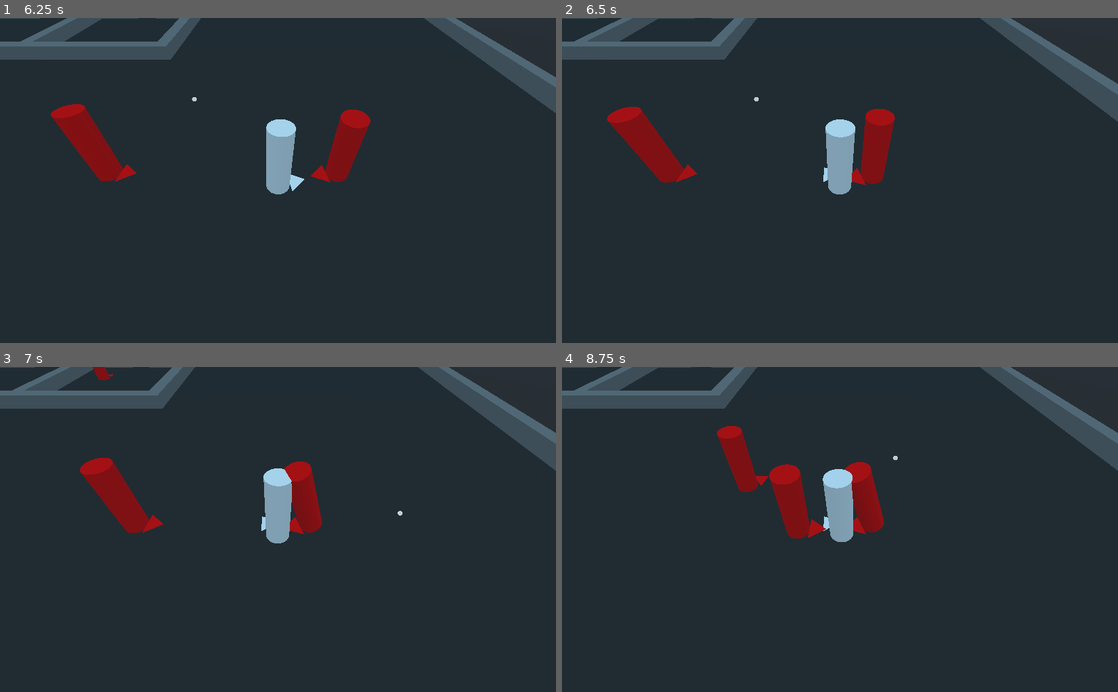
Above: before the commit, frames 1-4 (two rows, left to right).
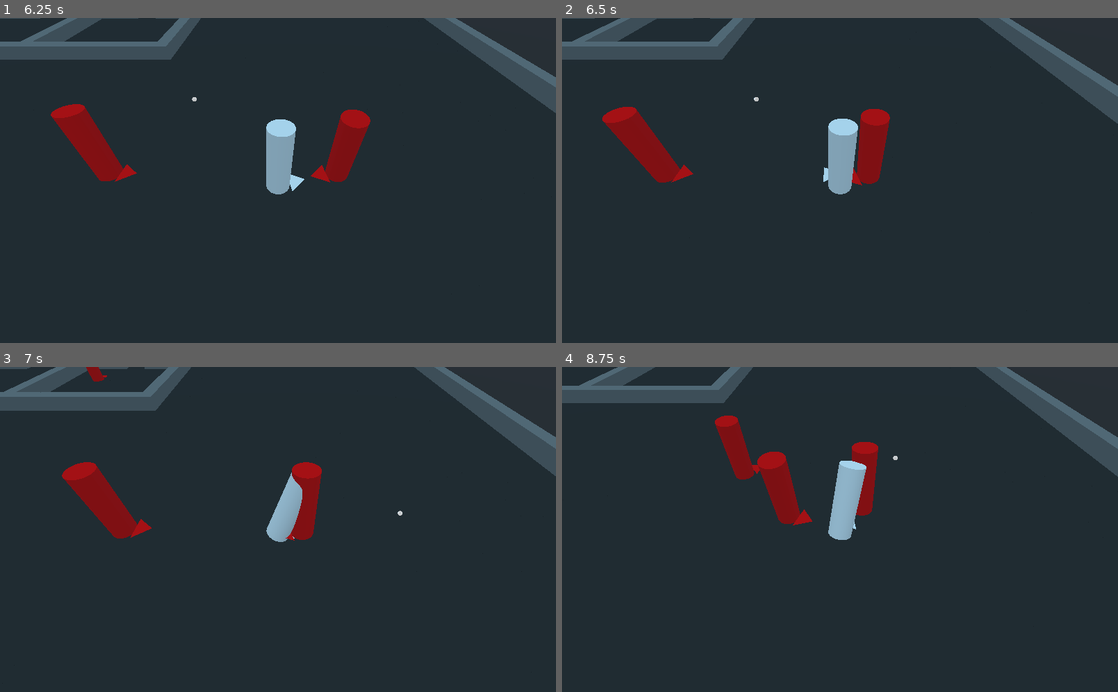
Above: after the commit, the same moments.

Repository: ciromdrs/BaseShooter
Game: Godot game, scene res://tests/Test1.tscn
The game is run twice, just before and just after one commit, with the same random seed, the same clock (stepped at 60 frames per second) and the same inputs.
Inputs (mouse positions are in pixels of both pictures, inside the frame that each line leads up to):
- Up to frame 1 (6.25 s): tap Enter (reset) at 0.5 s; move the mouse to (400, 164) at 0.52 s; hold D (move_right) 0.53-1.28 s; click (400, 164) at 0.6 s; move the mouse to (166, 196) at 1.27 s; hold Down (move_down) 1.28-2.03 s; tap Mouse wheel up (cam_zoom_in) at 1.35, 4.35 s; click (166, 196) at 1.55 s; move the mouse to (333, 109) at 2.02 s; hold D (move_right) 2.03-2.78 s; hold Mouse wheel down (cam_zoom_out) 2.03-2.78 s; click (333, 109) at 2.3 s; move the mouse to (250, 245) at 2.77 s; hold W (move_up) 2.78-3.53 s; click (250, 245) at 2.85 s; move the mouse to (444, 229) at 3.52 s; hold A (move_left) 3.53-5.03 s; click (444, 229) at 3.6 s; move the mouse to (111, 131) at 4.27 s; click (111, 131) at 4.55 s; move the mouse to (305, 180) at 5.02 s; hold Down (move_down) 5.03-5.78 s; hold Mouse wheel down (cam_zoom_out) 5.03-5.78 s; click (305, 180) at 5.3 s; move the mouse to (194, 99) at 5.77 s; hold D (move_right) from 5.78 s (still down); click (194, 99) at 5.85 s
- Up to frame 2 (6.5 s): keep holding D (move_right)
- Up to frame 3 (7 s): move the mouse to (400, 513) at 6.52 s; release D (move_right) at 6.53 s; hold W (move_up) from 6.53 s (still down); click (400, 513) at 6.6 s
- Up to frame 4 (8.75 s): move the mouse to (728, 545) at 7.27 s; release W (move_up) at 7.28 s; hold D (move_right) 7.28-8.03 s; tap Mouse wheel up (cam_zoom_in) at 7.35 s; click (728, 545) at 7.55 s; move the mouse to (895, 458) at 8.02 s; hold Down (move_down) from 8.03 s (still down); hold Mouse wheel down (cam_zoom_out) from 8.03 s (still down); click (895, 458) at 8.3 s

Frame 1 is identical in both runs. In frame 2, 1.5% of the frame differs, in the area x 1-100%, y 0-55%; in frame 3, 4.5%; in frame 4, 5.9%, in the area x 0-100%, y 0-54%.

Commit message:
Create proper Character superclass scene

Diff:
--- a/project.godot
+++ b/project.godot
@@ -7,6 +7,16 @@
 ;   param=value ; assign values to parameters
 
 config_version=4
+
+_global_script_classes=[ {
+"base": "KinematicBody",
+"class": "Character",
+"language": "GDScript",
+"path": "res://scenes/Character.gd"
+} ]
+_global_script_class_icons={
+"Character": ""
+}
 
 [application]
 
@@ -69,11 +79,9 @@
 [layer_names]
 
 3d_render/layer_1="scenario"
-3d_render/layer_2="player"
-3d_render/layer_3="enemies"
+3d_render/layer_2="characters"
 3d_physics/layer_1="scenario"
-3d_physics/layer_2="player"
-3d_physics/layer_3="enemies"
+3d_physics/layer_2="characters"
 
 [physics]
 
--- a/scripts/Character.gd
+++ b/scenes/Character.gd
@@ -1,3 +1,6 @@
+class_name Character
+
+
 extends KinematicBody
 
 
@@ -17,10 +20,19 @@
 	BEING_ATTACKED: [IDLE, WALKING, ATTACKING]
 }
 
+
+func _ready():
+	$Model/AnimationPlayer.current_animation = "idle"
+
+
 func _process(delta):
 	var animplayer = $Model/AnimationPlayer
+	var animpos = animplayer.current_animation_position / animplayer.current_animation_length
 	if state == ATTACKING:
 		animplayer.current_animation = "attacking"
+		if 0.2 < animpos and animpos < 0.3:
+			if $Attack.is_colliding():
+				$Attack.get_collider().be_attacked()
 		if almost_finished_animation():
 			state = IDLE
 		return
@@ -72,8 +84,6 @@
 func attack():
 	if valid_transition(ATTACKING):
 		state = ATTACKING
-		if $Attack.is_colliding():
-			$Attack.get_collider().be_attacked()
 
 
 func idle():
--- /dev/null
+++ b/scenes/Character.tscn
@@ -0,0 +1,24 @@
+[gd_scene load_steps=4 format=2]
+
+[ext_resource path="res://scenes/Character.gd" type="Script" id=1]
+[ext_resource path="res://assets/BasicModel.tscn" type="PackedScene" id=2]
+
+[sub_resource type="CylinderShape" id=1]
+
+[node name="Character" type="KinematicBody"]
+collision_layer = 2
+collision_mask = 3
+script = ExtResource( 1 )
+
+[node name="CollisionShape" type="CollisionShape" parent="."]
+transform = Transform( 1, 0, 0, 0, 3, 0, 0, 0, 1, 0, 3, 0 )
+shape = SubResource( 1 )
+
+[node name="Model" parent="." instance=ExtResource( 2 )]
+
+[node name="Attack" type="RayCast" parent="."]
+transform = Transform( 1, 0, 0, 0, 1, 0, 0, 0, 1, 0, 3, 0 )
+enabled = true
+cast_to = Vector3( 0, 0, -2 )
+collision_mask = 2
+debug_shape_thickness = 3
--- a/scenes/Enemy.gd
+++ b/scenes/Enemy.gd
@@ -1,4 +1,4 @@
-extends "res://scripts/Character.gd"
+extends "res://scenes/Character.gd"
 
 
 var chased:Spatial
--- a/scenes/Enemy.tscn
+++ b/scenes/Enemy.tscn
@@ -1,30 +1,14 @@
-[gd_scene load_steps=4 format=2]
+[gd_scene load_steps=3 format=2]
 
-[ext_resource path="res://assets/BasicModel.tscn" type="PackedScene" id=1]
+[ext_resource path="res://scenes/Character.tscn" type="PackedScene" id=1]
 [ext_resource path="res://scenes/Enemy.gd" type="Script" id=2]
 
-[sub_resource type="CylinderShape" id=1]
+[node name="Enemy" instance=ExtResource( 1 )]
+script = ExtResource( 2 )
 
-[node name="Enemy" type="KinematicBody"]
-collision_layer = 4
-collision_mask = 7
-script = ExtResource( 2 )
-speed = 5
+[node name="Model" parent="." index="1"]
+color = Color( 1, 0, 0, 1 )
 
-[node name="CollisionShape" type="CollisionShape" parent="."]
-transform = Transform( 1, 0, 0, 0, 3, 0, 0, 0, 1, 0, 3, 0 )
-shape = SubResource( 1 )
-
-[node name="ChaseRefreshTimer" type="Timer" parent="."]
+[node name="ChaseRefreshTimer" type="Timer" parent="." index="3"]
 wait_time = 0.1
 one_shot = true
-
-[node name="Model" parent="." instance=ExtResource( 1 )]
-color = Color( 1, 0, 0, 1 )
-
-[node name="Attack" type="RayCast" parent="."]
-transform = Transform( 1, 0, 0, 0, 1, 0, 0, 0, 1, 0, 3, 0 )
-enabled = true
-cast_to = Vector3( 0, 0, -2 )
-collision_mask = 2
-debug_shape_thickness = 3
--- a/scenes/Player.gd
+++ b/scenes/Player.gd
@@ -1 +1 @@
-extends "res://scripts/Character.gd"
+extends "res://scenes/Character.gd"
--- a/scenes/Player.tscn
+++ b/scenes/Player.tscn
@@ -1,27 +1,10 @@
-[gd_scene load_steps=5 format=2]
+[gd_scene load_steps=4 format=2]
 
 [ext_resource path="res://controllers/KeyboardController.tscn" type="PackedScene" id=1]
-[ext_resource path="res://assets/BasicModel.tscn" type="PackedScene" id=2]
+[ext_resource path="res://scenes/Character.tscn" type="PackedScene" id=2]
 [ext_resource path="res://scenes/Player.gd" type="Script" id=3]
 
-[sub_resource type="CylinderShape" id=1]
-
-[node name="Player" type="KinematicBody"]
-collision_layer = 2
-collision_mask = 5
+[node name="Player" instance=ExtResource( 2 )]
 script = ExtResource( 3 )
 
-[node name="KeyboardController" parent="." instance=ExtResource( 1 )]
-
-[node name="CollisionShape" type="CollisionShape" parent="."]
-transform = Transform( 1, 0, 0, 0, 3, 0, 0, 0, 1, 0, 3, 0 )
-shape = SubResource( 1 )
-
-[node name="Model" parent="." instance=ExtResource( 2 )]
-
-[node name="Attack" type="RayCast" parent="."]
-transform = Transform( 1, 0, 0, 0, 1, 0, 0, 0, 1, 0, 3, 0 )
-enabled = true
-cast_to = Vector3( 0, 0, -2 )
-collision_mask = 4
-debug_shape_thickness = 3
+[node name="KeyboardController" parent="." index="3" instance=ExtResource( 1 )]
